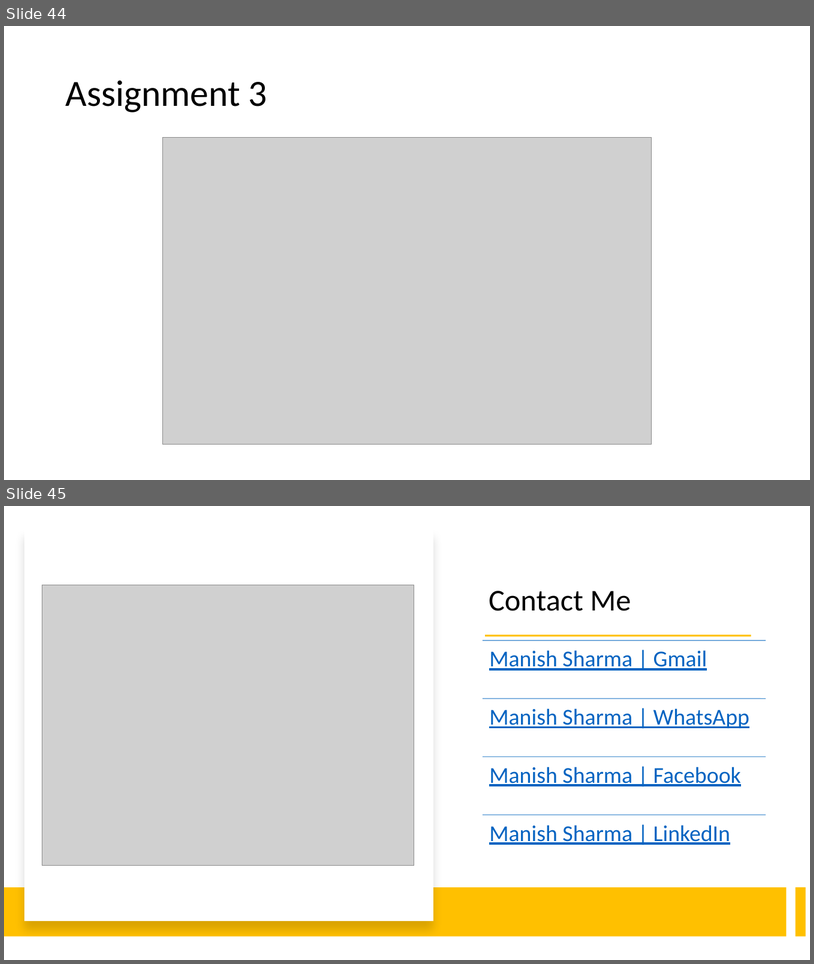
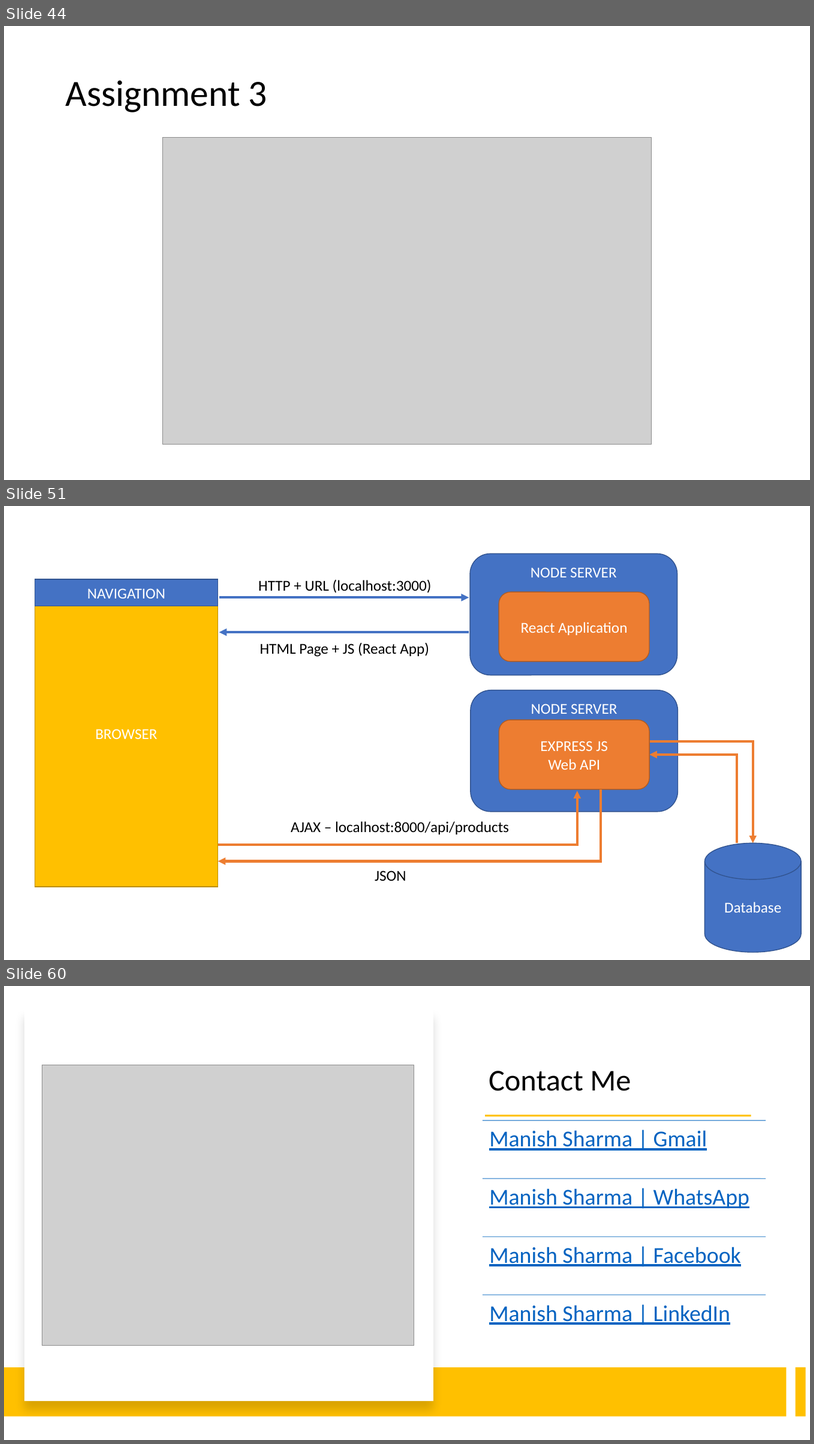
Before and after one commit to explore-with-manish/im-jan24, a slide deck: React/Notes/React.pptx. Shown one above the other, each under a label of ours: slides 44 and 45 before the commit, slides 44, 51 and 60 after it; the slides between them are not shown. The pictures are 814x964 and 814x1444 pixels, drawn with LibreOffice and Linux fonts; fonts in the diff are those of the drawing; grey boxes stand for pictures. Boxes give left, top, right and bottom in pixels: in the first picture for what was removed or moved away, otherwise in the second. Text is boxed around its words. In the diff, an @@ line names an element or a change of style, - is before the commit and + after.

```diff
--- a/React/Notes/React.pptx
+++ b/React/Notes/React.pptx
@@ slide 51 added at (4,506,810,960), background #FFFFFF @@
@@ rounded rectangle added at (470,554,678,675), fill #4472C4, outline #325491 1 pt, 18 pt, text #FFFFFF @@
+NODE SERVER
@@ rectangle added at (35,579,218,886), fill #FFC000, outline #BD8E00 1 pt, 18 pt, text #FFFFFF @@
+BROWSER
@@ rectangle added at (35,579,218,606), fill #4472C4, outline #325491 1 pt, 18 pt, text #FFFFFF @@
+NAVIGATION
@@ text added at (258,579,432,593), 18 pt, text #000000 @@
+HTTP + URL (localhost:3000)
@@ rounded rectangle added at (500,592,650,661), fill #ED7D31, outline #AF5C24 1 pt, 18 pt, text #FFFFFF @@
+React Application
@@ arrow added from (219, 597) to (469, 597), #4472C4 3 pt @@
@@ arrow added from (469, 633) to (219, 633), #4472C4 3 pt @@
@@ text added at (260,642,429,657), 18 pt, text #000000 @@
+HTML Page + JS (React App)
@@ rounded rectangle added at (471,690,678,811), fill #4472C4, outline #325491 1 pt, 18 pt, text #FFFFFF @@
+NODE SERVER
@@ rounded rectangle added at (500,720,650,789), fill #ED7D31, outline #AF5C24 1 pt, 18 pt, text #FFFFFF @@
+EXPRESS JS
+Web API
@@ elbow arrow added from (644, 741) to (753, 843), #ED7D31 3 pt @@
@@ elbow arrow added from (737, 843) to (650, 754), #ED7D31 3 pt @@
@@ elbow arrow added from (218, 844) to (578, 791), #ED7D31 3 pt @@
@@ elbow arrow added from (602, 791) to (218, 861), #ED7D31 3 pt @@
@@ text added at (291,821,509,834), 18 pt, text #000000 @@
+AJAX – localhost:8000/api/products
@@ cylinder added at (705,843,801,952), fill #4472C4, outline #325491 1 pt, 18 pt, text #FFFFFF @@
+Database
@@ text added at (375,870,406,880), 18 pt, text #000000 @@
+JSON
@@ what was slide 45 is now slide 60 @@
```
Also in this commit, not shown: 14 other slides added, 53 other files.
